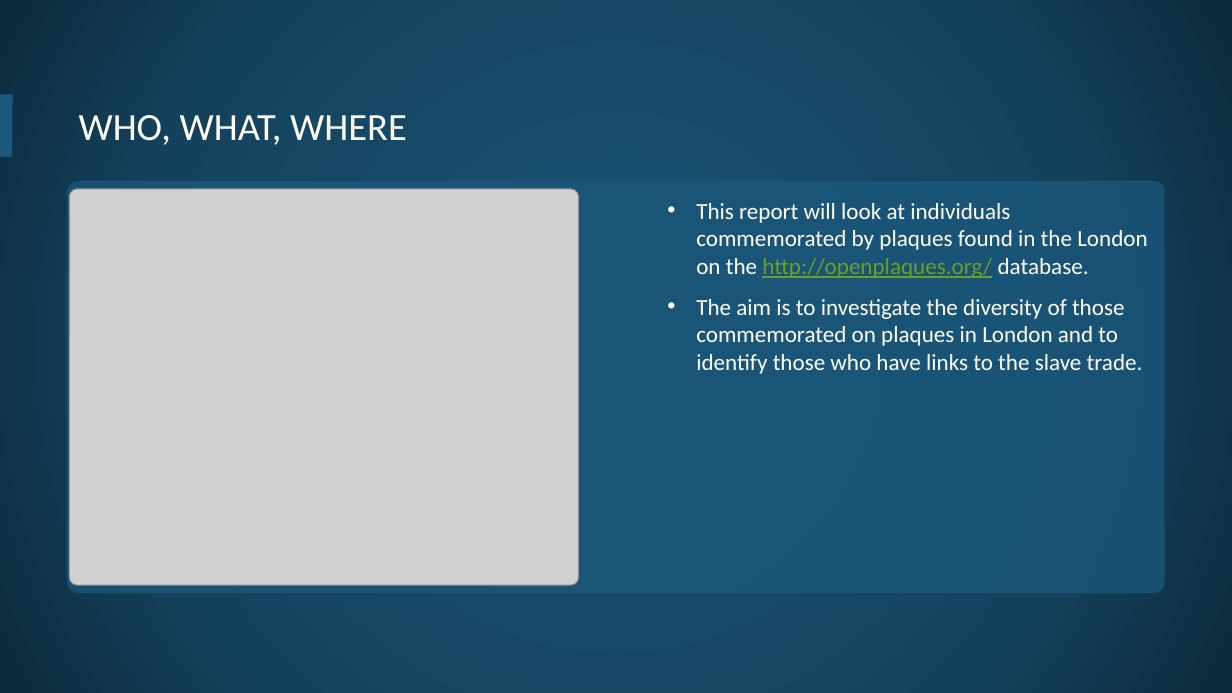
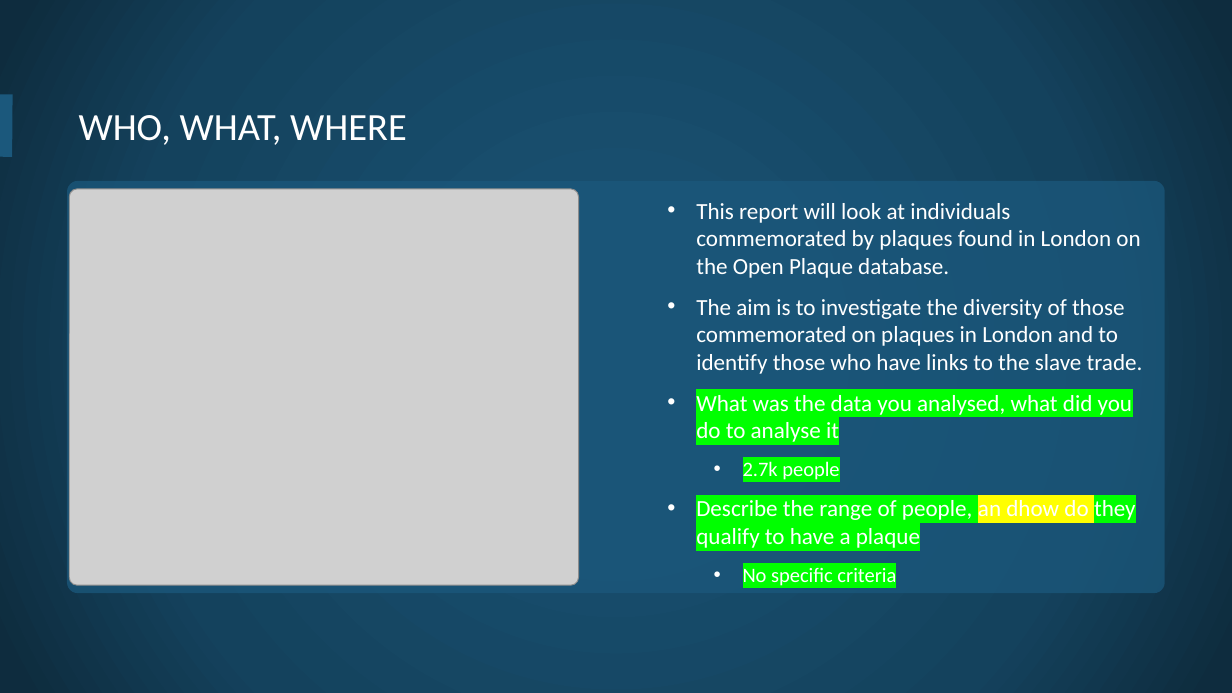
Before and after one commit to openheritage/open-plaques-diversity, a slide deck: slide 4 of The diversity of plaques in London.pptx. Drawn at 1232x693 pixels with LibreOffice and Linux fonts; fonts in the diff are those of the drawing; grey boxes stand for pictures; background and template pictures are left out. Boxes give left, top, right and bottom in pixels: in the first picture for what was removed or moved away, otherwise in the second. Text is boxed around its words. In the diff, an @@ line names an element or a change of style, - is before the commit and + after.

```diff
--- a/The diversity of plaques in London.pptx
+++ b/The diversity of plaques in London.pptx
@@ text "This report will look at ...": place and size @@
-text "This report will look at ..." at (696,203,1147,374)
+text "This report will look at ..." at (656,189,1165,585)
@@ text at (696,203,1140,278): text changed @@
-• This report will look at individuals commemorated by plaques found in the London on the http://openplaques.org/ database.
+• This report will look at individuals commemorated by plaques found in London on the Open Plaque database.
@@ text at (696,395,1136,586): paragraphs added @@
+• What was the data you analysed, what did you do to analyse it
+  • 2.7k people
+• Describe the range of people, an dhow do they qualify to have a plaque
+  • No specific criteria
```
Also in this commit, not shown: 7 other slides changed, 1 slide added.
